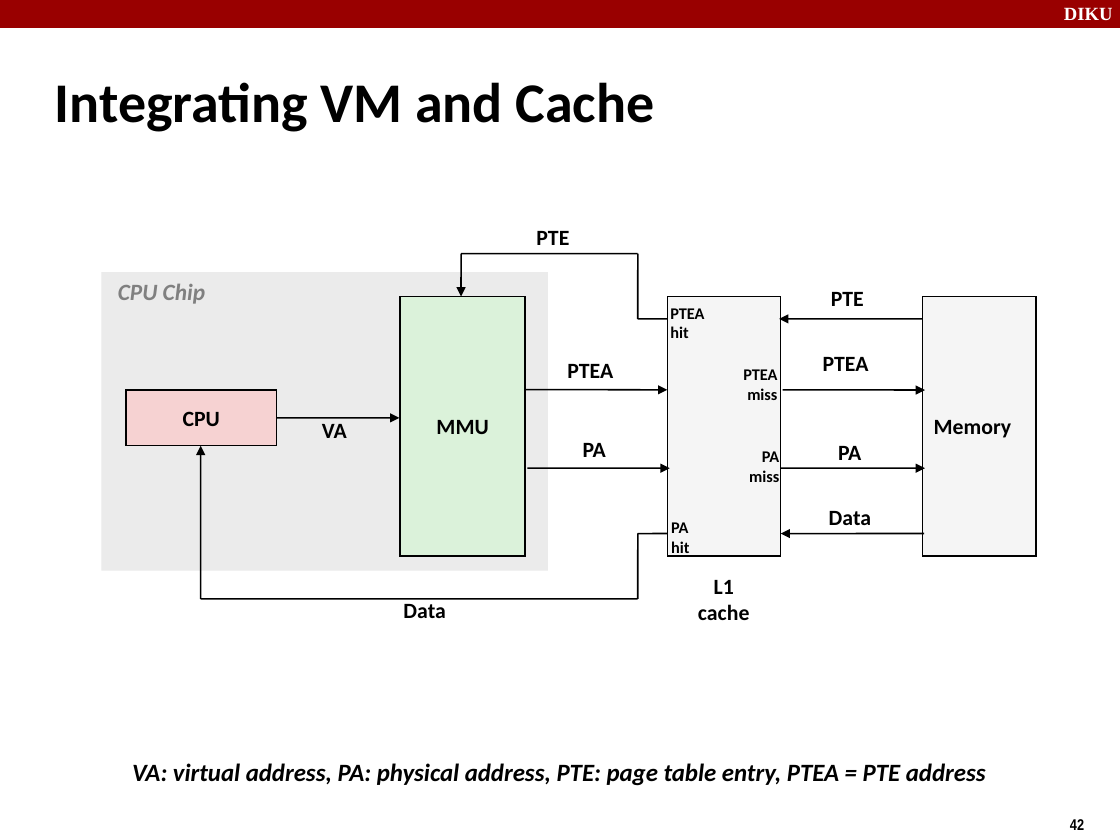
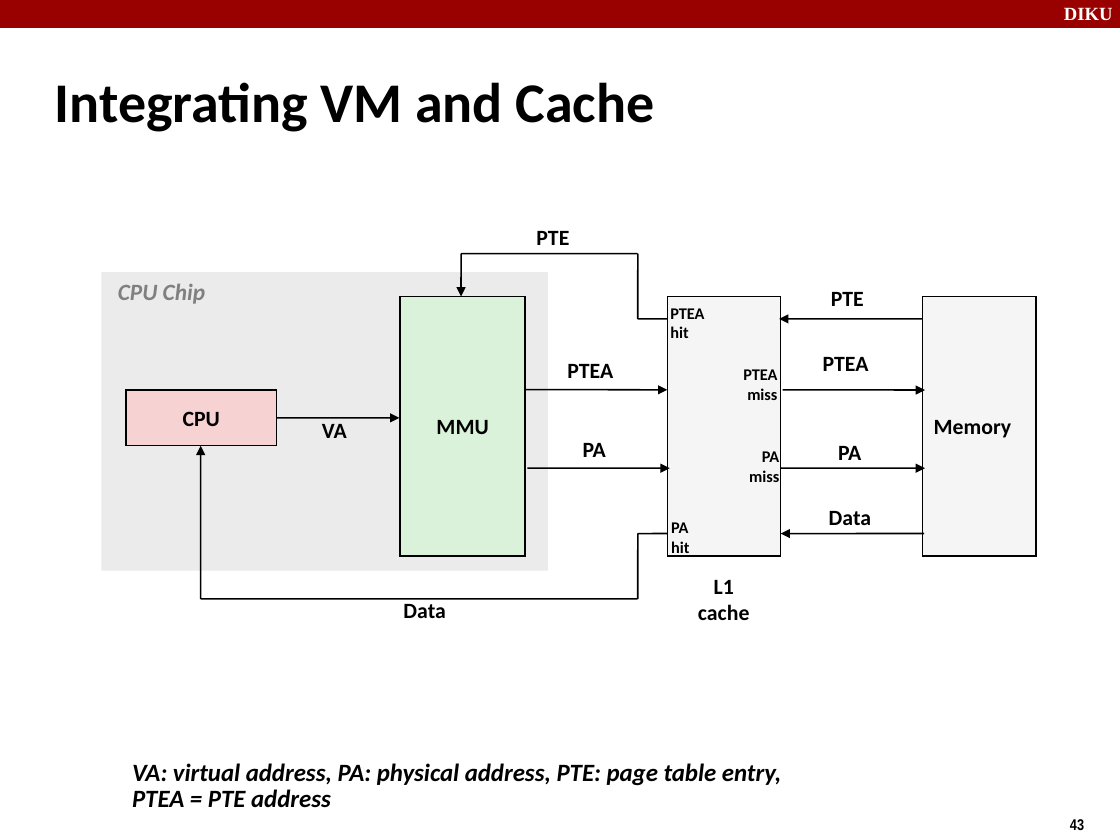
Before and after one commit to diku-dk/hpps-e2022-pub, a slide deck: slide 43 of material/4-l-2/operating systems.odp (slide 42 before the commit). Drawn at 1120x840 pixels with LibreOffice and Linux fonts; fonts in the diff are those of the drawing. Boxes give left, top, right and bottom in pixels: in the first picture for what was removed or moved away, otherwise in the second. Text is boxed around its words. In the diff, an @@ line names an element or a change of style, - is before the commit and + after.

```diff
--- a/material/4-l-2/operating systems.odp
+++ b/material/4-l-2/operating systems.odp
@@ text at (132,763,781,808): text changed @@
-VA: virtual address, PA: physical address, PTE: page table entry, PTEA = PTE address
+VA: virtual address, PA: physical address, PTE: page table entry,
+PTEA = PTE address
```
Also in this commit, not shown: 5 other slides changed, 1 slide added, 1 other file.
